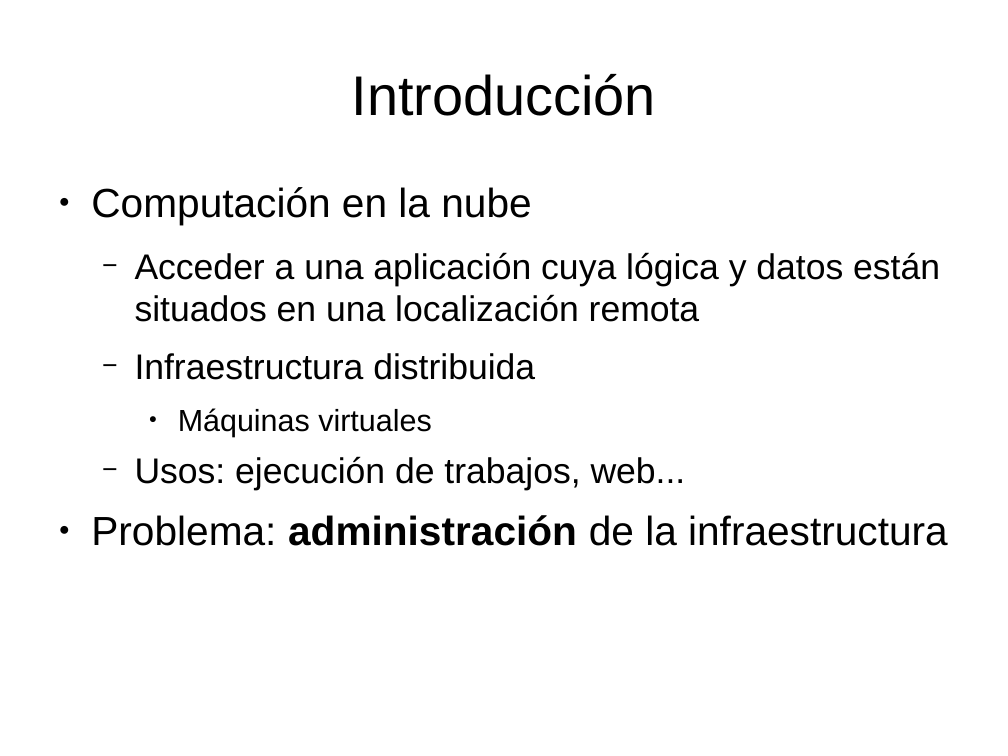
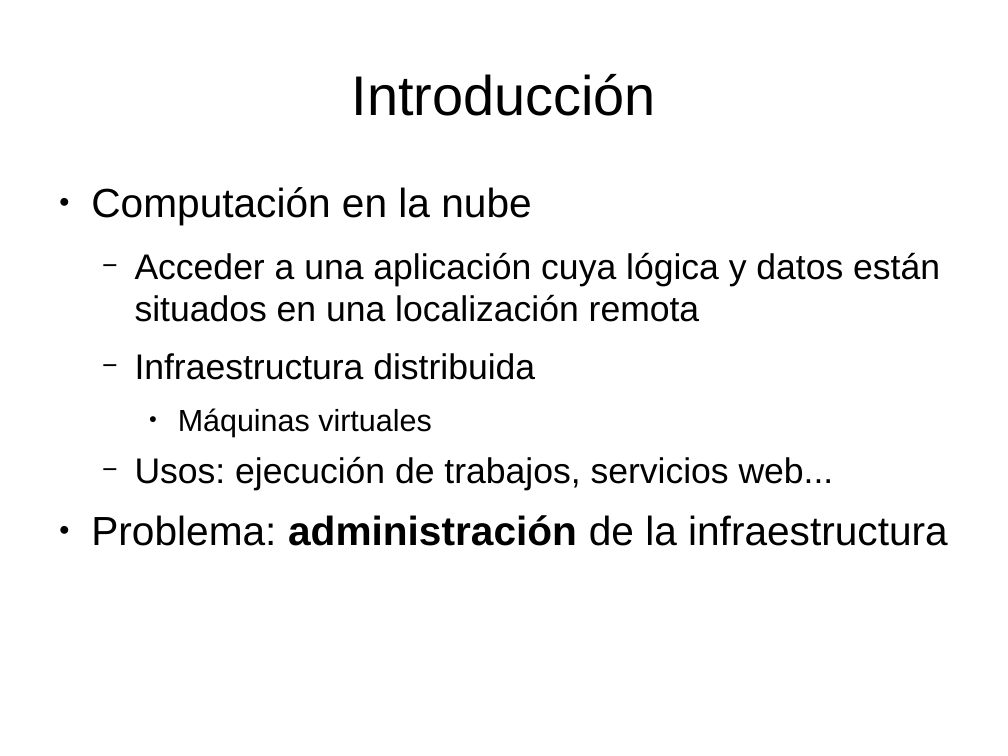
Before and after one commit to dcere/pfc, a slide deck: slide 2 of adm/presentacion/presentacion.odp. Drawn at 1008x756 pixels with LibreOffice and Linux fonts; fonts in the diff are those of the drawing. Boxes give left, top, right and bottom in pixels: in the first picture for what was removed or moved away, otherwise in the second. Text is boxed around its words. In the diff, an @@ line names an element or a change of style, - is before the commit and + after.

```diff
--- a/adm/presentacion/presentacion.odp
+++ b/adm/presentacion/presentacion.odp
@@ text at [135,456,834,490]: text changed @@
-  − Usos: ejecución de trabajos, web...
+  − Usos: ejecución de trabajos, servicios web...
```
Also in this commit, not shown: 7 other slides changed, 1 slide added, 1 slide removed, 1 other file.
